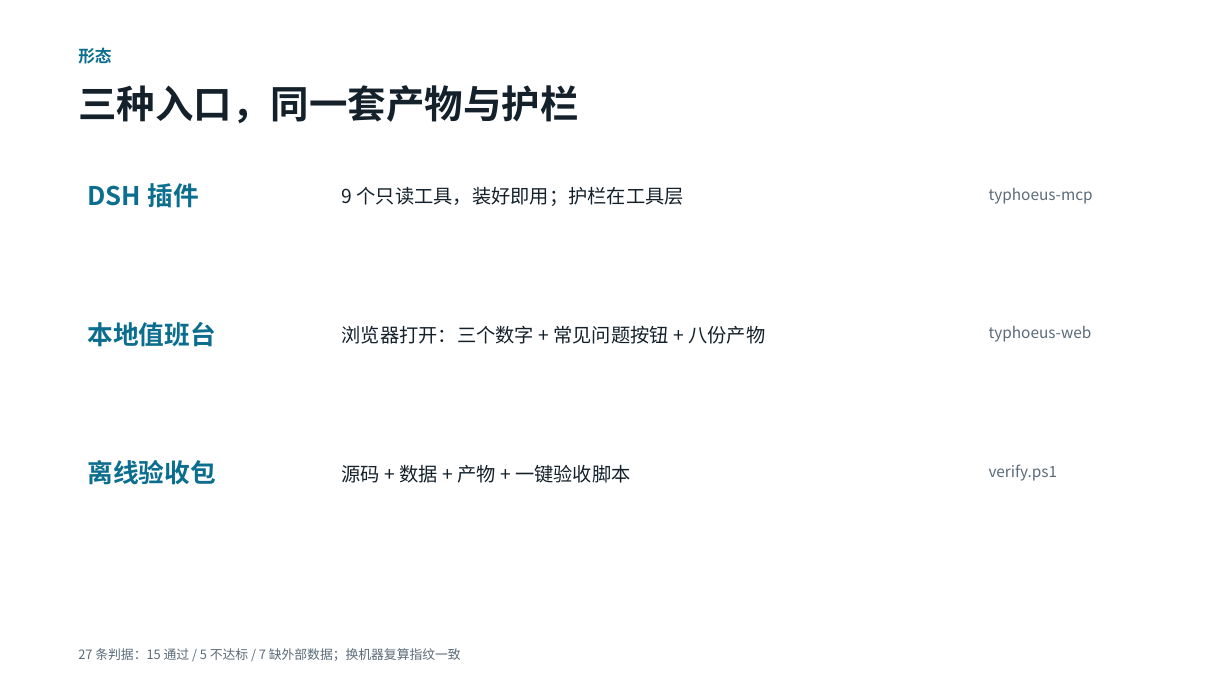
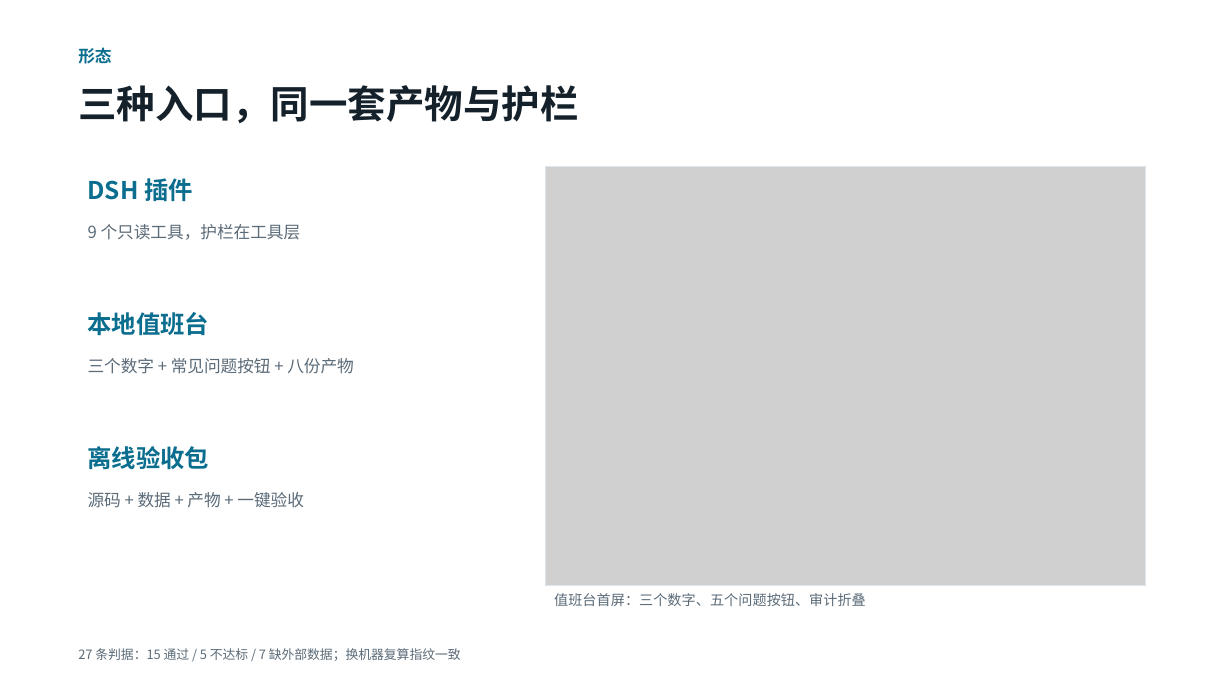
Before and after one commit to toki0413/typhoeus, a slide deck: slide 13 of docs/demo/typhoeus-demo.pptx. Drawn at 1232x693 pixels with LibreOffice and Linux fonts; fonts in the diff are those of the drawing; grey boxes stand for pictures. Boxes give left, top, right and bottom in pixels: in the first picture for what was removed or moved away, otherwise in the second. Text is boxed around its words. In the diff, an @@ line names an element or a change of style, - is before the commit and + after.

Commit message:
feat(web,demo): one-line plain conclusion; slide 13 shows real web shell screenshot; rebuild video

```diff
--- a/docs/demo/typhoeus-demo.pptx
+++ b/docs/demo/typhoeus-demo.pptx
@@ picture added at box(545, 166, 1146, 586) @@
@@ rectangle added at box(545, 166, 1146, 586), outline #DDE5EA 0.75 pt @@
@@ text removed at box(989, 188, 1093, 204) @@
-typhoeus-mcp
@@ text at box(88, 224, 301, 240): text changed; size 15 to 13 pt; text colour #14212B to #5B6B78 @@
-9 个只读工具，装好即用；护栏在工具层
+9 个只读工具，护栏在工具层
@@ text "本地值班台": place and size @@
-text "本地值班台" at box(88, 322, 216, 347)
+text "本地值班台" at box(88, 312, 210, 336)
@@ text removed at box(989, 326, 1092, 342) @@
-typhoeus-web
@@ text at box(88, 358, 354, 374): text changed; size 15 to 13 pt; text colour #14212B to #5B6B78 @@
-浏览器打开：三个数字 + 常见问题按钮 + 八份产物
+三个数字 + 常见问题按钮 + 八份产物
@@ size 20 to 19 pt in 3 elements at box(88, 178, 193, 202), box(88, 312, 210, 336), box(88, 446, 210, 470) @@
@@ text "离线验收包": place and size @@
-text "离线验收包" at box(88, 460, 216, 485)
+text "离线验收包" at box(88, 446, 210, 470)
@@ text removed at box(989, 464, 1058, 481) @@
-verify.ps1
@@ text at box(88, 492, 304, 508): text changed; size 15 to 13 pt; text colour #14212B to #5B6B78 @@
-源码 + 数据 + 产物 + 一键验收脚本
+源码 + 数据 + 产物 + 一键验收
@@ text added at box(554, 593, 866, 606), 11 pt, text #5B6B78 @@
+值班台首屏：三个数字、五个问题按钮、审计折叠
```
Also in this commit, not shown: 4 other files.
